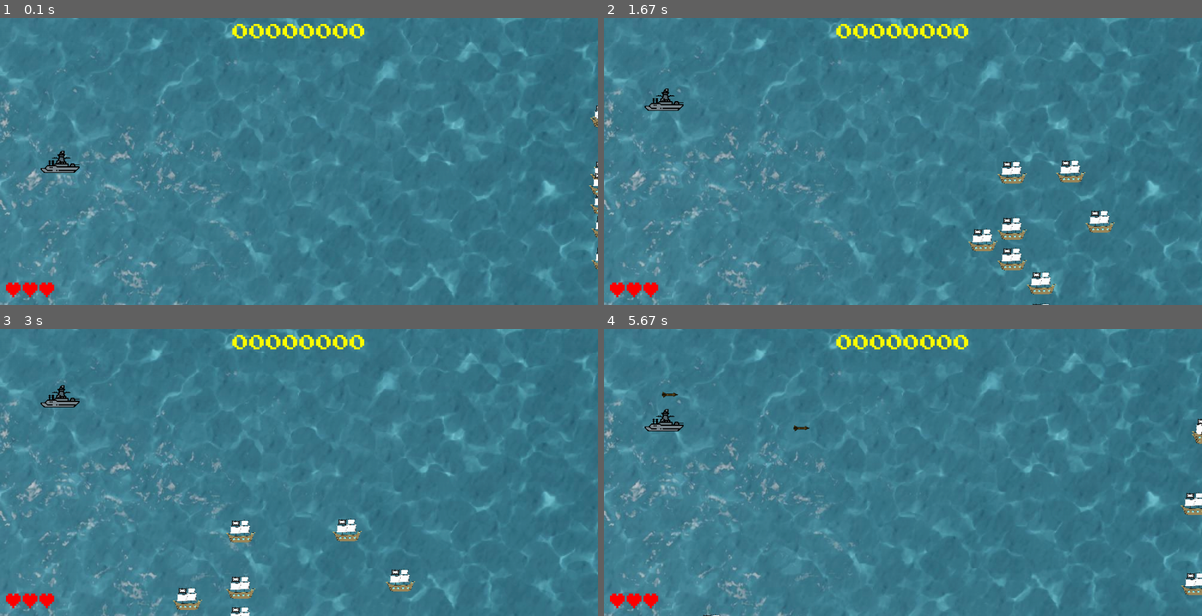
Above: before the commit, frames 1-4 (two rows, left to right).
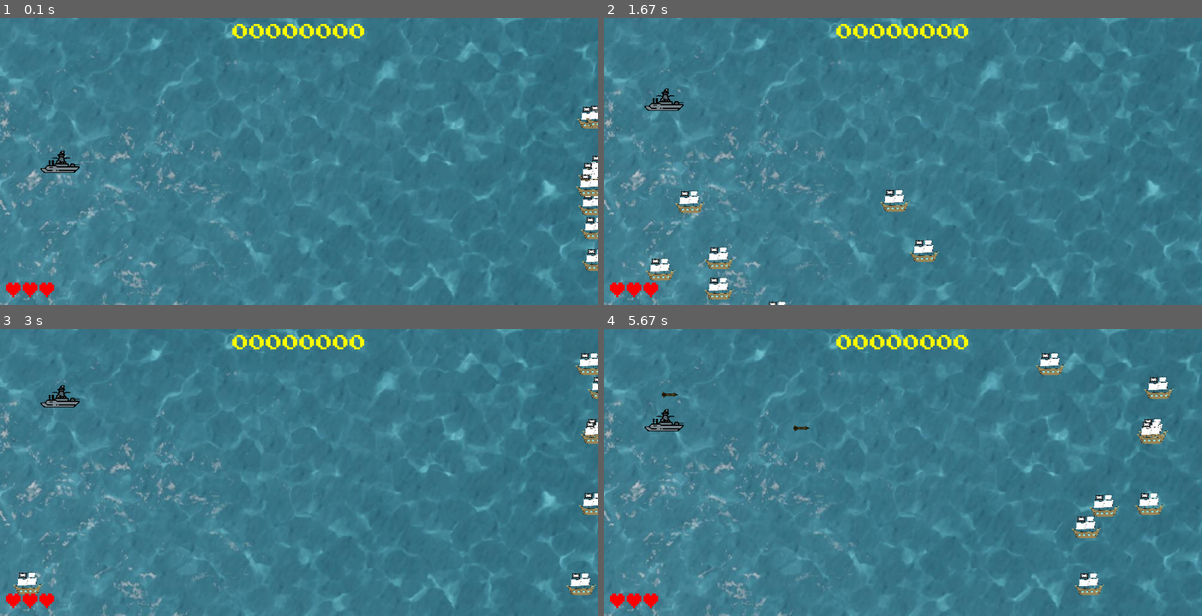
Above: after the commit, the same moments.

Repository: EnzoScheden/Pygame-Projeto-Final
Game: pygame game, started from PFPYGAME.py
The game is run twice, just before and just after one commit, with the same random seed, the same clock (stepped at 60 frames per second) and the same inputs.
Inputs:
- Up to frame 1 (0.1 s): no input
- Up to frame 2 (1.67 s): hold W 0.33-0.8 s; hold S 0.83-1.13 s; hold W 1.17-1.53 s; hold S from 1.57 s (still down)
- Up to frame 3 (3 s): release S at 1.93 s; hold W 1.97-2.27 s; hold S 2.3-2.6 s; hold W from 2.63 s (still down)
- Up to frame 4 (5.67 s): release W at 3 s; hold S 3.03-3.4 s; hold W 3.43-3.73 s; hold S 3.77-4.07 s; hold W 4.1-4.47 s; hold S 4.5-4.87 s; tap Space at 4.9, 5.3, 5.63 s; hold W 5.23-5.53 s; hold S from 5.57 s (still down)

The runs differ from the first frame. In frame 1, 0.9% of the frame differs, in the area x 96-100%, y 30-89%; in frame 2, 3.1%, in the area x 7-86%, y 49-100%; in frame 3, 2.4%; in frame 4, 2.2%.

Commit message:
corrigindo bugs

Diff:
--- a/PFPYGAME.py
+++ b/PFPYGAME.py
@@ -93,8 +93,8 @@
         self.rect = self.image.get_rect()
         self.rect.x = largura
         self.rect.y = random.randint(0, altura - altura_barquinhos)
-        self.speedx = random.randint(-8, -4)
-        self.speedy = 2
+        self.speedx = random.randint(-20,-8)
+        self.speedy = 3
 
 
     def update(self):
@@ -219,10 +219,7 @@
             if event.type == pygame.KEYDOWN:
                 # Dependendo da tecla, altera a velocidade.
                 keys_down[event.key] = True
-                if event.key == pygame.K_LEFT:
-                    player.speedx -= 8
-                if event.key == pygame.K_RIGHT:
-                    player.speedx += 8
+
                 if event.key == pygame.K_w:  # Tecla "W" para mover para cima
                     player.speedy -= 8
                 if event.key == pygame.K_s:  # Tecla "S" para mover para baixo
@@ -234,10 +231,7 @@
             if event.type == pygame.KEYUP:
                 # Dependendo da tecla, altera a velocidade.
                 if event.key in keys_down and keys_down[event.key]:
-                    if event.key == pygame.K_LEFT:
-                        player.speedx += 8
-                    if event.key == pygame.K_RIGHT:
-                        player.speedx -= 8
+
                     if event.key == pygame.K_w:  # Tecla "W" solta para mover para cima
                         player.speedy += 8
                     if event.key == pygame.K_s:  # Tecla "S" solta para mover para baixo
